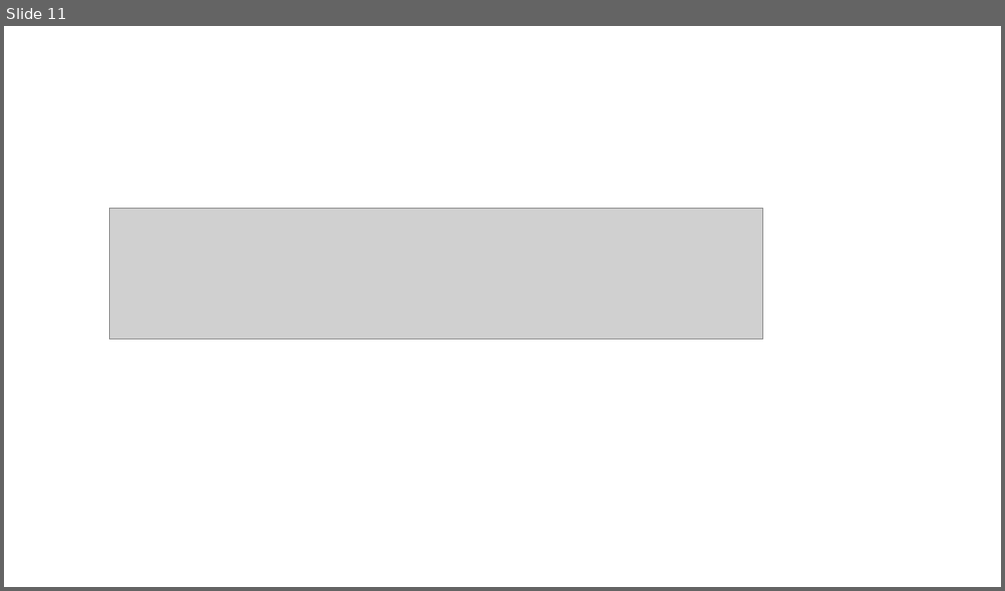
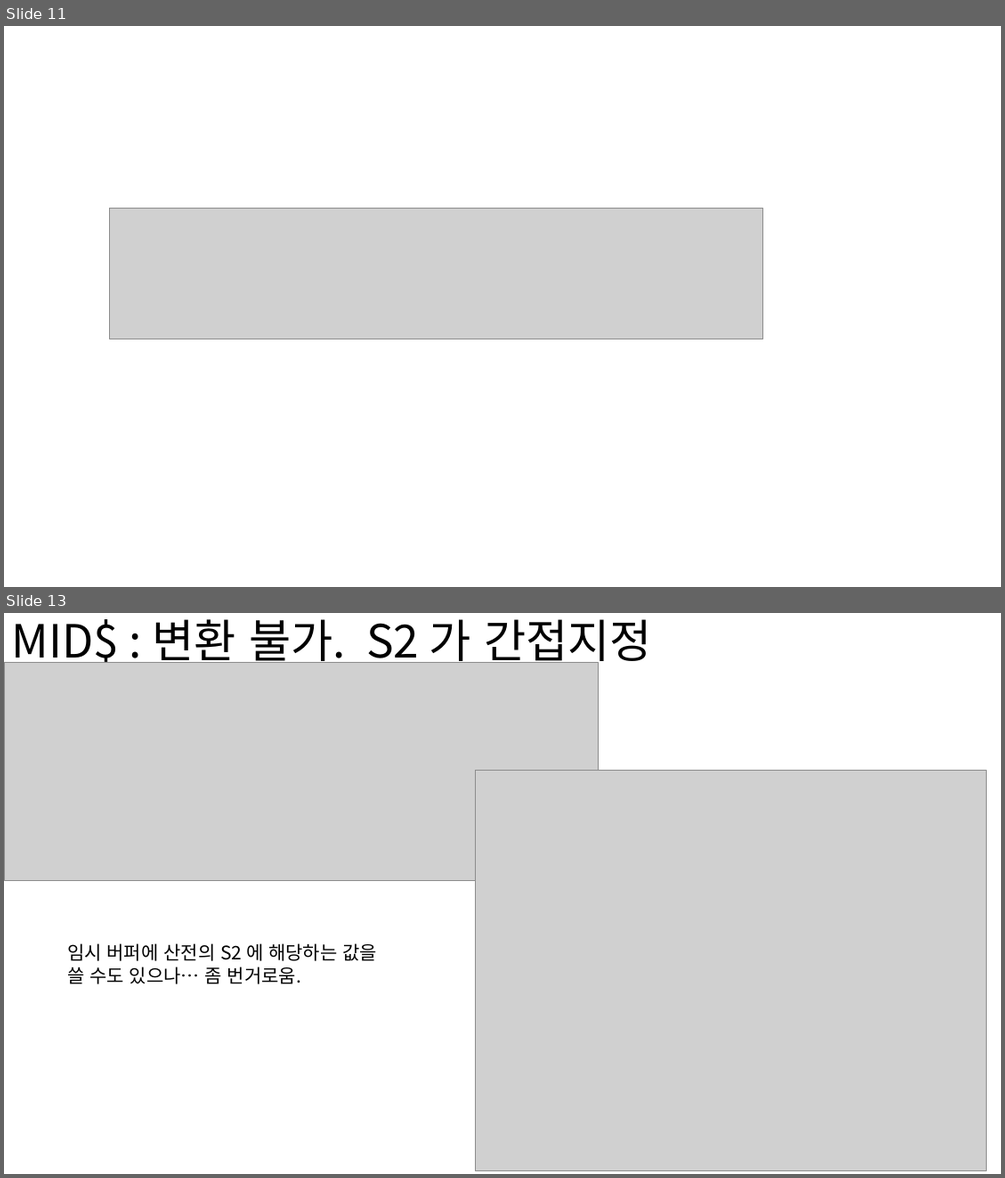
Before and after one commit to kwak52/public, a slide deck: Documents/특수 출력.pptx. Shown one above the other, each under a label of ours: slide 11 before the commit, slides 11 and 13 after it; the slides between them are not shown. The pictures are 1005x591 and 1005x1178 pixels, drawn with LibreOffice and Linux fonts; fonts in the diff are those of the drawing; grey boxes stand for pictures. Boxes give left, top, right and bottom in pixels: in the first picture for what was removed or moved away, otherwise in the second. Text is boxed around its words. In the diff, an @@ line names an element or a change of style, - is before the commit and + after.

```diff
--- a/Documents/특수 출력.pptx
+++ b/Documents/특수 출력.pptx
@@ slide 13 added at (4, 613, 1001, 1174), background #FFFFFF @@
@@ title added at (11, 619, 652, 669), 44 pt, text #000000 @@
+MID$ : 변환 불가. S2 가 간접지정
@@ picture added at (4, 662, 598, 880) @@
@@ picture added at (475, 770, 986, 1171) @@
@@ text added at (67, 943, 377, 984), 18 pt, text #000000 @@
+임시 버퍼에 산전의 S2 에 해당하는 값을
+쓸 수도 있으나… 좀 번거로움.
```
Also in this commit, not shown: 1 other slide added, 1 other file.
